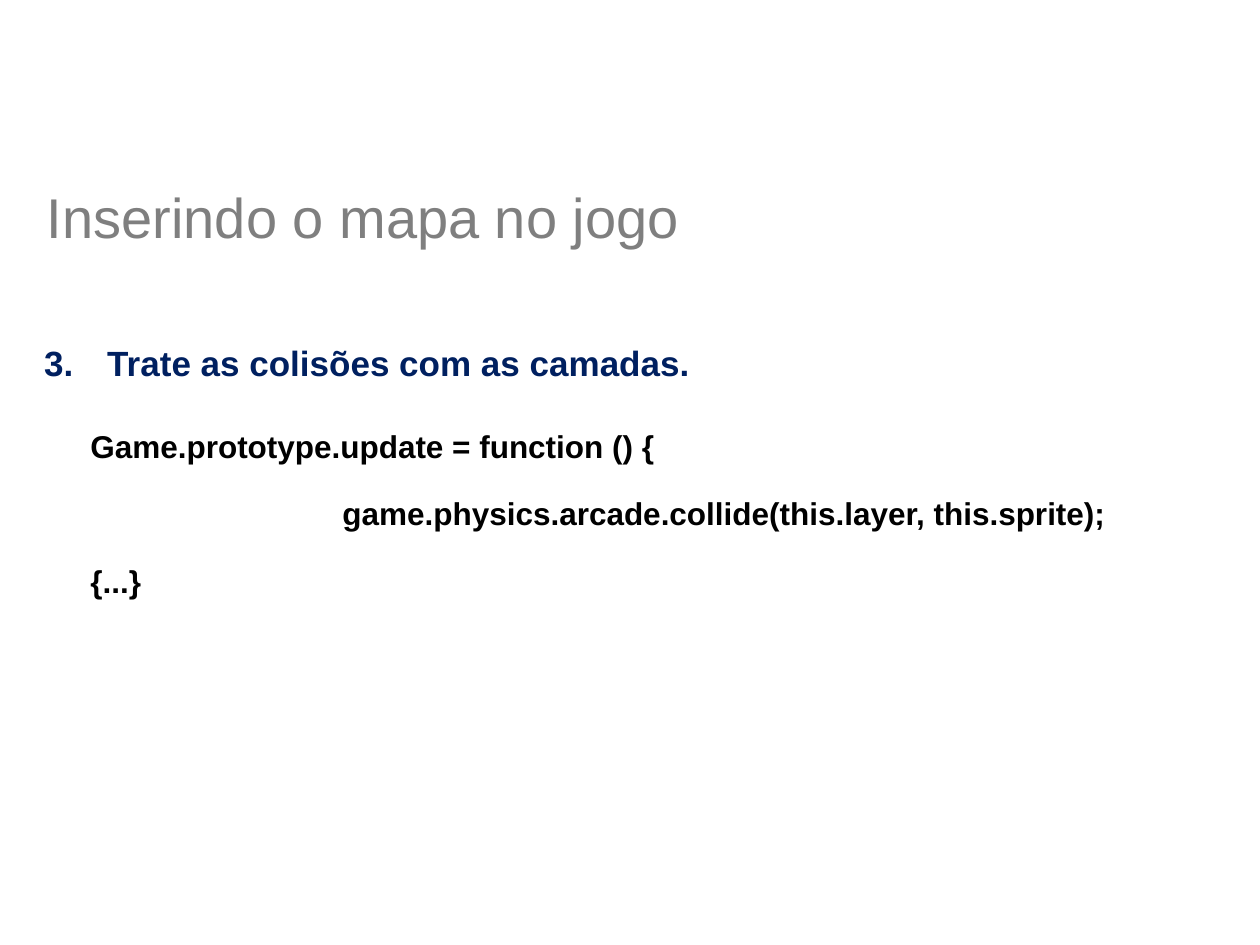
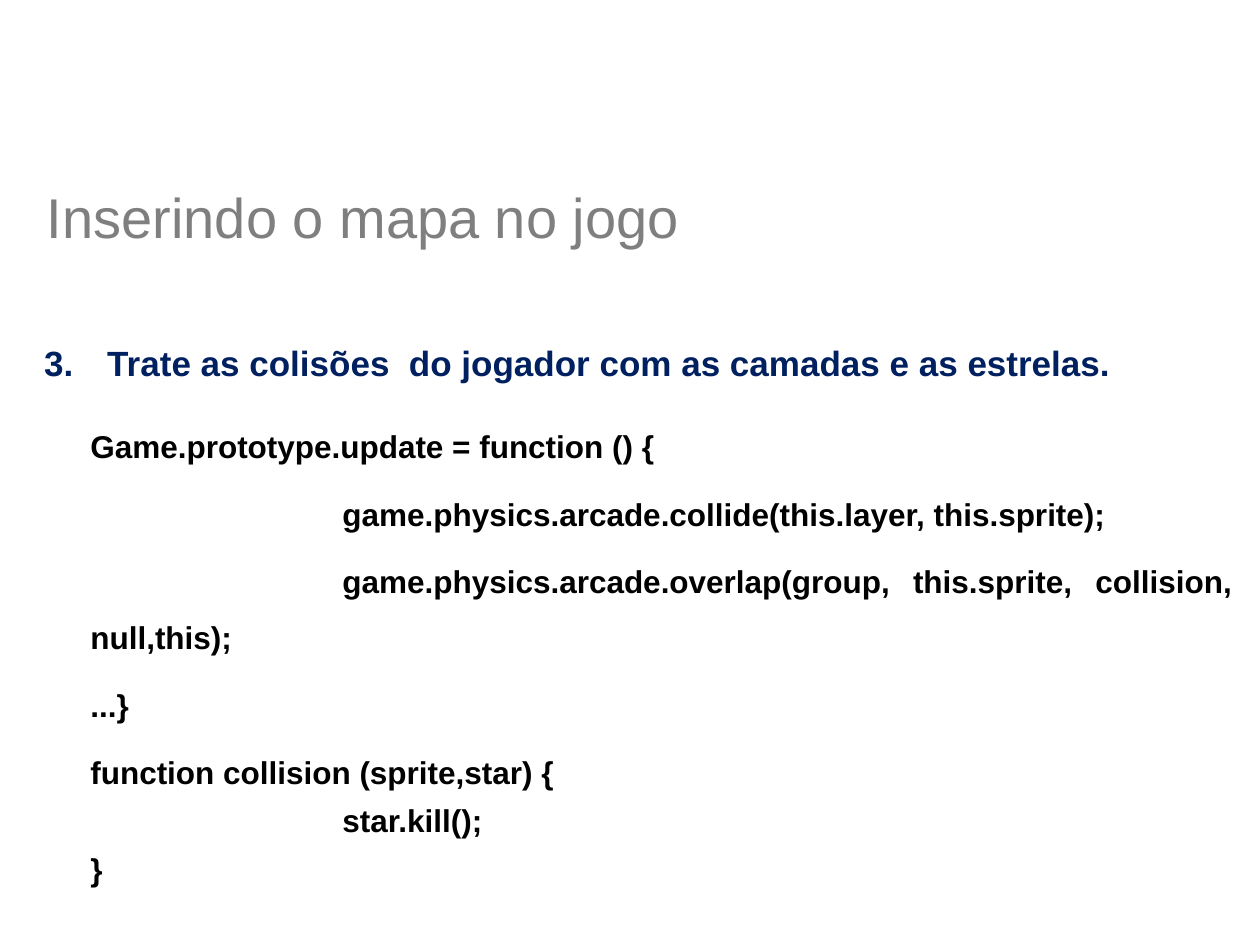
Before and after one commit to jucimarjr/html5games, a slide deck: slide 26 of phaser/tutorial - Tiled Map/Aula TiledMap.pptx (slide 25 before the commit). Drawn at 1260x945 pixels with LibreOffice and Linux fonts; fonts in the diff are those of the drawing; background and template pictures are left out. Boxes give left, top, right and bottom in pixels: in the first picture for what was removed or moved away, otherwise in the second. Text is boxed around its words. In the diff, an @@ line names an element or a change of style, - is before the commit and + after.

```diff
--- a/phaser/tutorial - Tiled Map/Aula TiledMap.pptx
+++ b/phaser/tutorial - Tiled Map/Aula TiledMap.pptx
@@ text at box(107, 350, 1110, 382): text changed @@
-3. Trate as colisões com as camadas.
+3. Trate as colisões do jogador com as camadas e as estrelas.
@@ text at box(90, 570, 1231, 838): text changed @@
-{...}
+game.physics.arcade.overlap(group, this.sprite, collision, null,this);
+...}
+function collision (sprite,star) {
+star.kill();
+}
```
Also in this commit, not shown: 3 other slides changed, 1 slide added, 14 other files.
